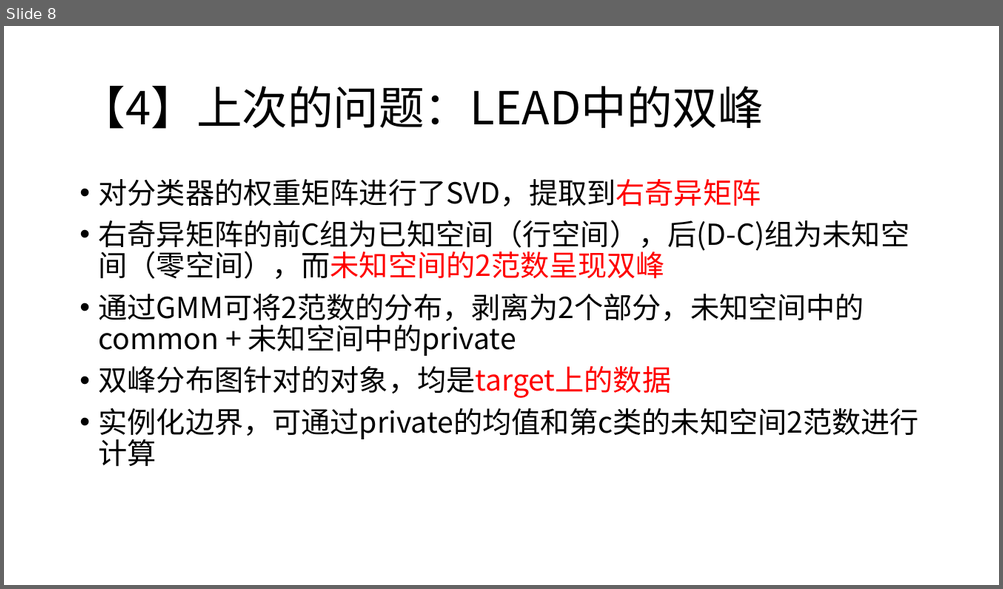
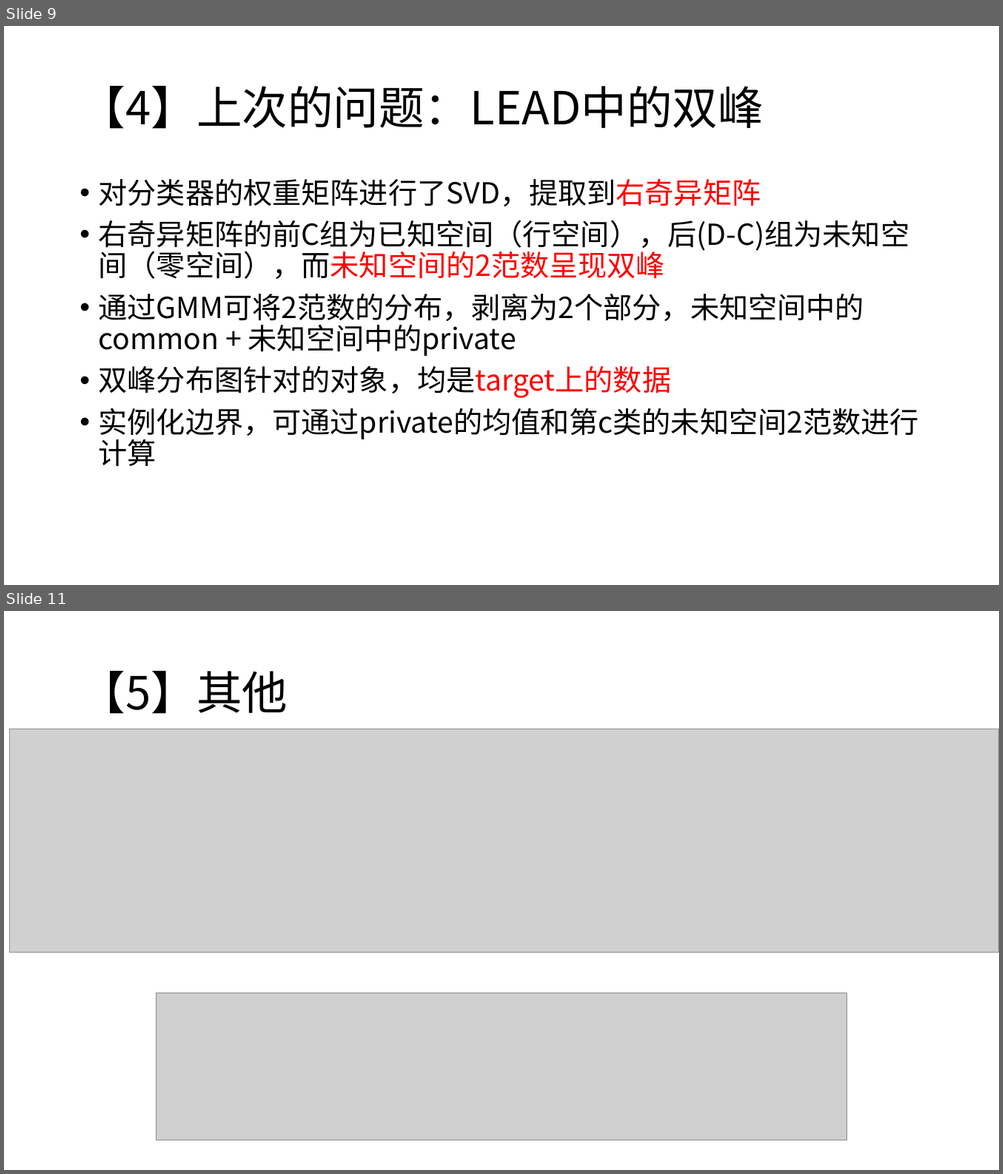
Before and after one commit to MorleyOlsen/CASintern, a slide deck: period3/p3.pptx. Shown one above the other, each under a label of ours: slide 8 before the commit, slides 9 and 11 after it; the slides between them are not shown. The pictures are 1003x589 and 1003x1174 pixels, drawn with LibreOffice and Linux fonts; fonts in the diff are those of the drawing; grey boxes stand for pictures. Boxes give left, top, right and bottom in pixels: in the first picture for what was removed or moved away, otherwise in the second. Text is boxed around its words. In the diff, an @@ line names an element or a change of style, - is before the commit and + after.

```diff
--- a/period3/p3.pptx
+++ b/period3/p3.pptx
@@ slide 11 added at (4,611,999,1170), background #FFFFFF @@
@@ title added at (79,671,287,714), 44 pt, text #000000 @@
+【5】其他
@@ picture added at (10,729,999,953) @@
@@ picture added at (156,994,846,1142) @@
@@ what was slide 8 is now slide 9 @@
```
Also in this commit, not shown: 3 slides changed, 1 other slide added.
